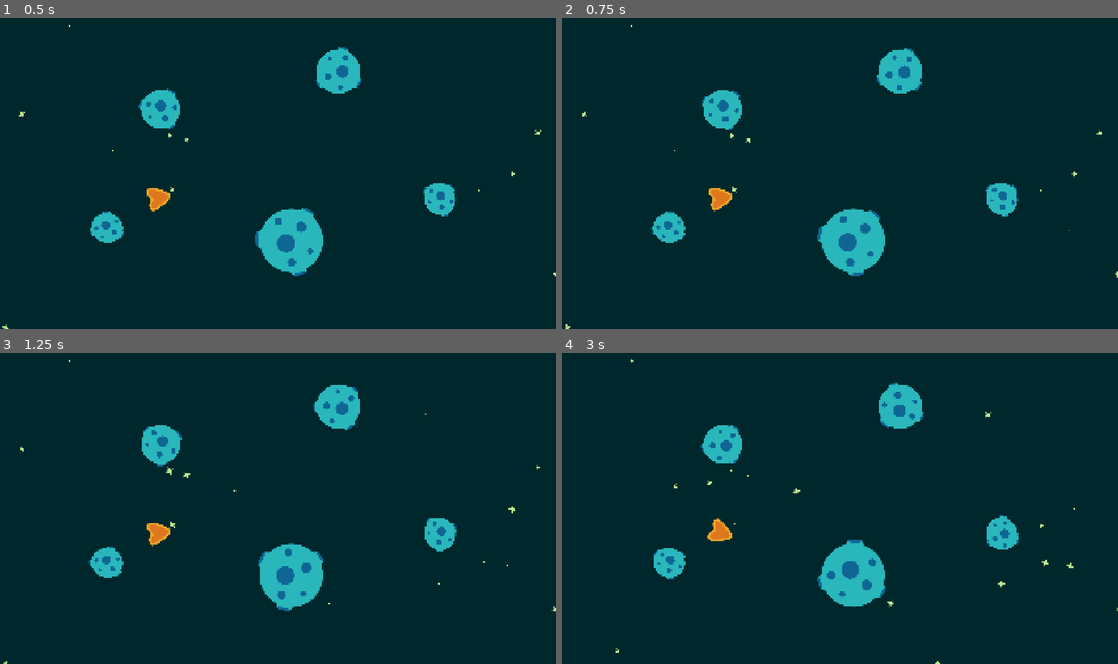
Above: before the commit, frames 1-4 (two rows, left to right).
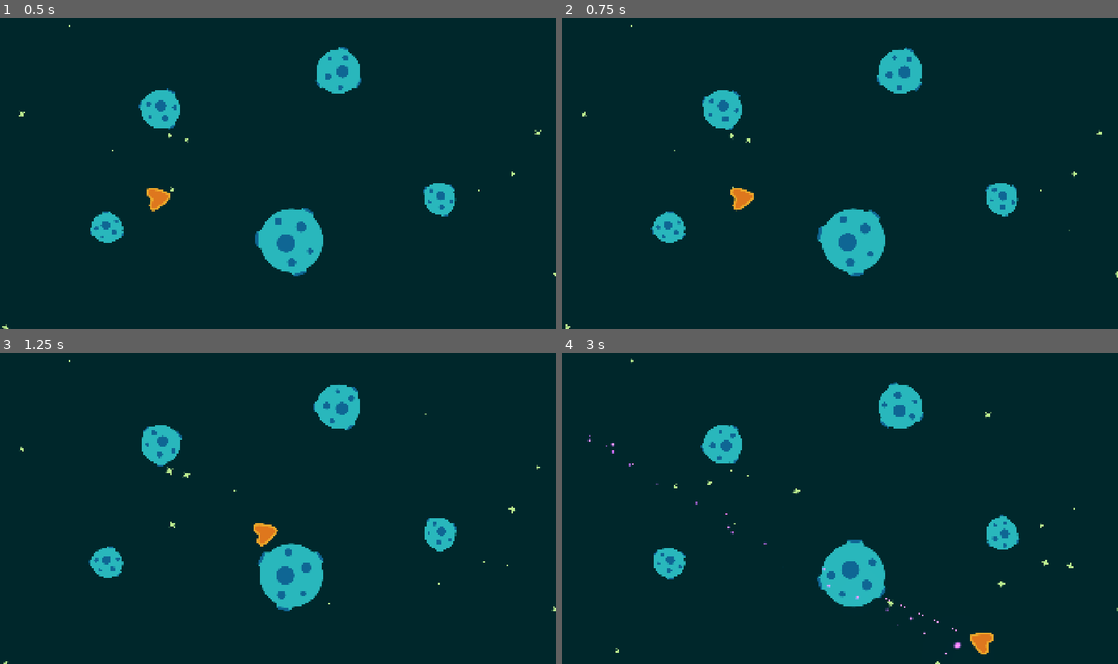
Above: after the commit, the same moments.

Repository: gdquest-demos/godot_2d_and_3d_lasers
Game: Godot game, scene res://laser_2d/2d_laser_demo.tscn
Two runs of this game, one before a commit and one after it. Both use one fixed random seed, a clock stepped at 60 frames per second and the inputs below.
Inputs (mouse positions are in pixels of both pictures, inside the frame that each line leads up to):
- Up to frame 1 (0.5 s): no input
- Up to frame 2 (0.75 s): move the mouse to (962, 157) at 0.52 s; hold D (move_right) from 0.53 s (still down); hold Shift (crouching) from 0.53 s (still down)
- Up to frame 3 (1.25 s): keep holding D (move_right); keep holding Shift (crouching); tap Space (jump) at 0.77 s
- Up to frame 4 (3 s): move the mouse to (728, 524) at 1.27 s; release D (move_right) at 1.28 s; release Shift (crouching) at 1.28 s; hold S (move_backward) 1.28-2.03 s; click (728, 524) at 1.35 s; tap Space (jump) at 1.52 s; move the mouse to (895, 440) at 2.02 s; hold D (move_right) 2.03-2.78 s; hold Shift (crouching) 2.03-2.78 s; move the mouse to (812, 570) at 2.77 s; hold W (move_forward) from 2.78 s (still down); click (812, 570) at 2.85 s

Frame 1 is identical in both runs. In frame 2, 0.4% of the frame differs, in the area x 26-35%, y 54-63%; in frame 3, 0.4%; in frame 4, 0.6%, in the area x 4-78%, y 26-97%.
Error before the commit: Invalid assignment of property or key 'is_casting' with value of type 'bool' on a base object of type 'Nil'. (res://laser_2d/player_ship.gd:12)

Commit message:
set references to lasers

Diff:
--- a/laser_2d/2d_laser_demo.tscn
+++ b/laser_2d/2d_laser_demo.tscn
@@ -61,10 +61,11 @@
 rotation = 2.62021
 scale = Vector2(0.508519, 0.543533)
 
-[node name="PlayerShip" type="Node2D" parent="."]
+[node name="PlayerShip" type="Node2D" parent="." node_paths=PackedStringArray("laser")]
 position = Vector2(549, 625)
 rotation = -0.281327
 script = ExtResource("3_byy1a")
+laser = NodePath("LaserBeam2D")
 
 [node name="LaserBeam2D" parent="PlayerShip" instance=ExtResource("4_5xi8u")]
 position = Vector2(24, 0)
--- a/laser_2d/2d_laser_demo_simple_line.tscn
+++ b/laser_2d/2d_laser_demo_simple_line.tscn
@@ -60,10 +60,11 @@
 rotation = 2.62021
 scale = Vector2(0.508519, 0.543533)
 
-[node name="PlayerShip" type="Node2D" parent="."]
+[node name="PlayerShip" type="Node2D" parent="." node_paths=PackedStringArray("laser")]
 position = Vector2(592, 612)
 rotation = -0.485156
 script = ExtResource("3_rtnqx")
+laser = NodePath("Laser2DLineOnly")
 
 [node name="Laser2DLineOnly" parent="PlayerShip" instance=ExtResource("5_ft1j2")]
 target_position = Vector2(800, 0)
